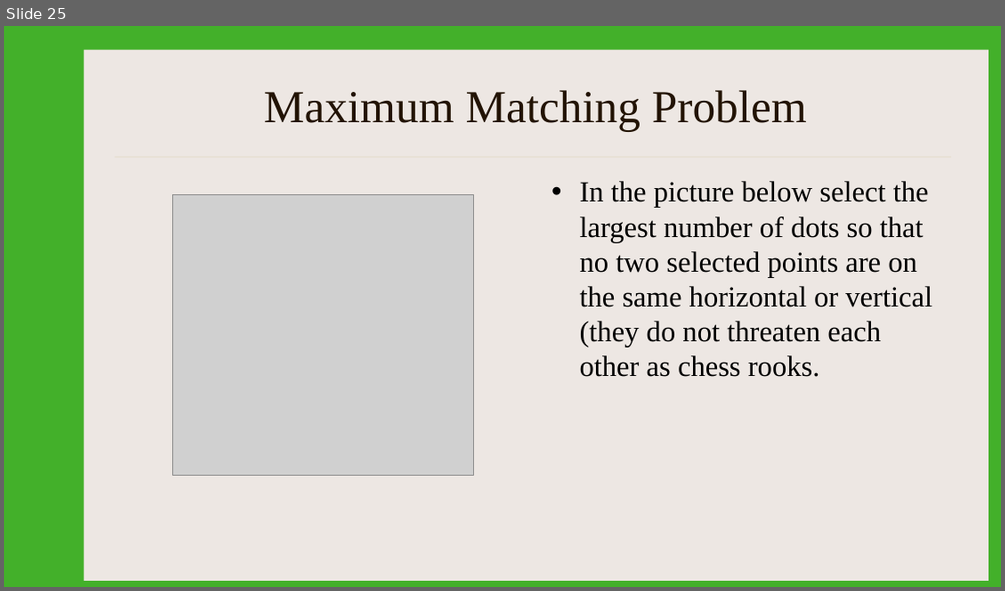
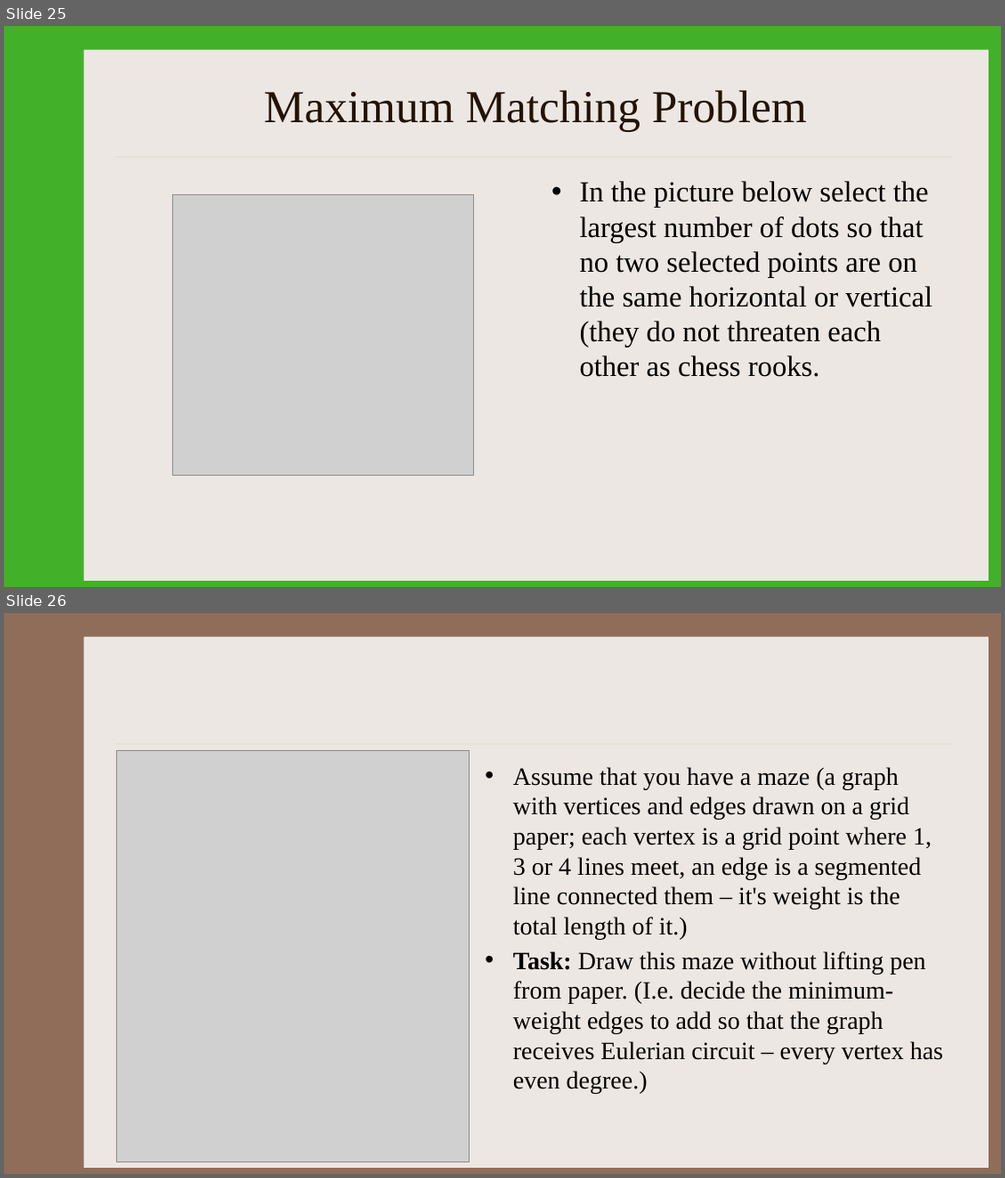
Before and after one commit to kapsitis/rbs-datastructures, a slide deck: slides/DS_Week10_02_GraphMatchings.pptx. Shown one above the other, each under a label of ours: slide 25 before the commit, slides 25 and 26 after it. The pictures are 1005x591 and 1005x1178 pixels, drawn with LibreOffice and Linux fonts; fonts in the diff are those of the drawing; grey boxes stand for pictures. Boxes give left, top, right and bottom in pixels: in the first picture for what was removed or moved away, otherwise in the second. Text is boxed around its words. In the diff, an @@ line names an element or a change of style, - is before the commit and + after.

```diff
--- a/slides/DS_Week10_02_GraphMatchings.pptx
+++ b/slides/DS_Week10_02_GraphMatchings.pptx
@@ slide 26 added at bbox=[4, 613, 1001, 1174], background #906D58; not listed: 2 template elements that a slide beside it also shows @@
@@ picture added at bbox=[116, 750, 469, 1161] @@
@@ text added at bbox=[513, 767, 943, 1094], 24 pt, text #000000 @@
+• Assume that you have a maze (a graph with vertices and edges drawn on a grid paper; each vertex is a grid point where 1, 3 or 4 lines meet, an edge is a segmented line connected them – it's weight is the total length of it.)
+• Task: Draw this maze without lifting pen from paper. (I.e. decide the minimum-weight edges to add so that the graph receives Eulerian circuit – every vertex has even degree.)
```
Also in this commit, not shown: 26 other files.
